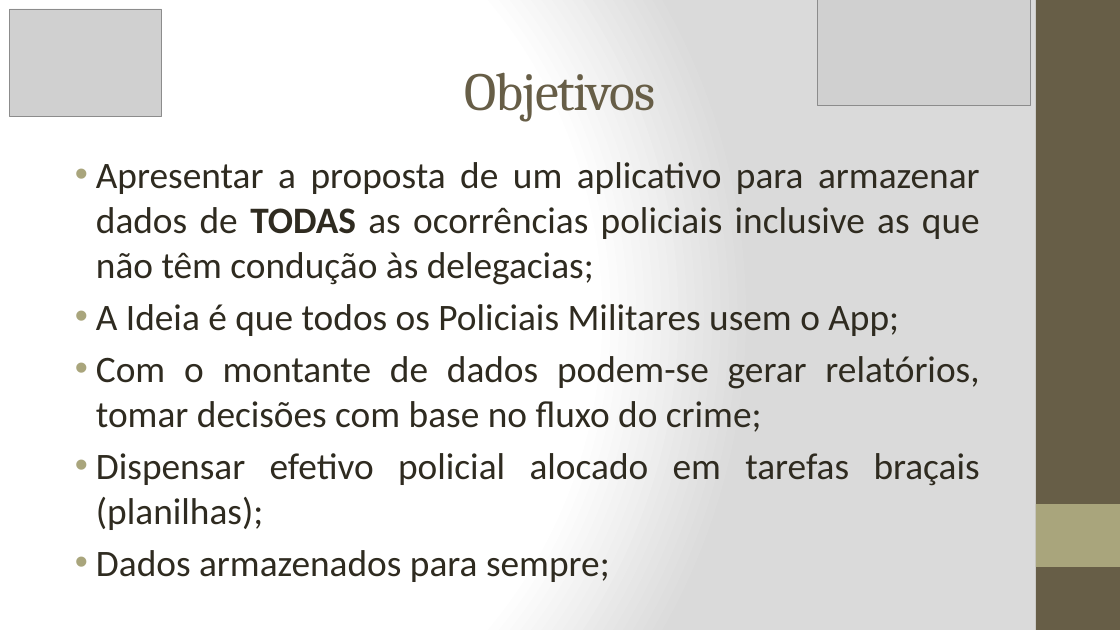
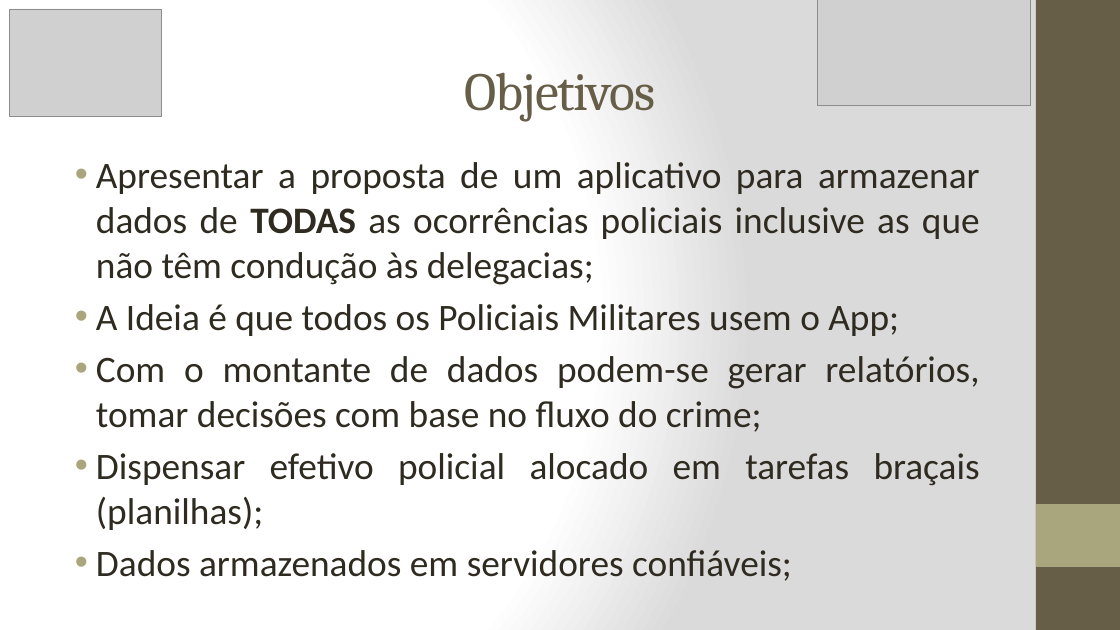
Before and after one commit to marlonscastro/estagiotcc, a slide deck: slide 8 of Apresentação_PPT.pptx. Drawn at 1120x630 pixels with LibreOffice and Linux fonts; fonts in the diff are those of the drawing; grey boxes stand for pictures. Boxes give left, top, right and bottom in pixels: in the first picture for what was removed or moved away, otherwise in the second. Text is boxed around its words. In the diff, an @@ line names an element or a change of style, - is before the commit and + after.

```diff
--- a/Apresentação_PPT.pptx
+++ b/Apresentação_PPT.pptx
@@ text at bbox=[96, 550, 792, 581]: text changed @@
-• Dados armazenados para sempre;
+• Dados armazenados em servidores confiáveis;
```
Also in this commit, not shown: 7 other slides changed.
